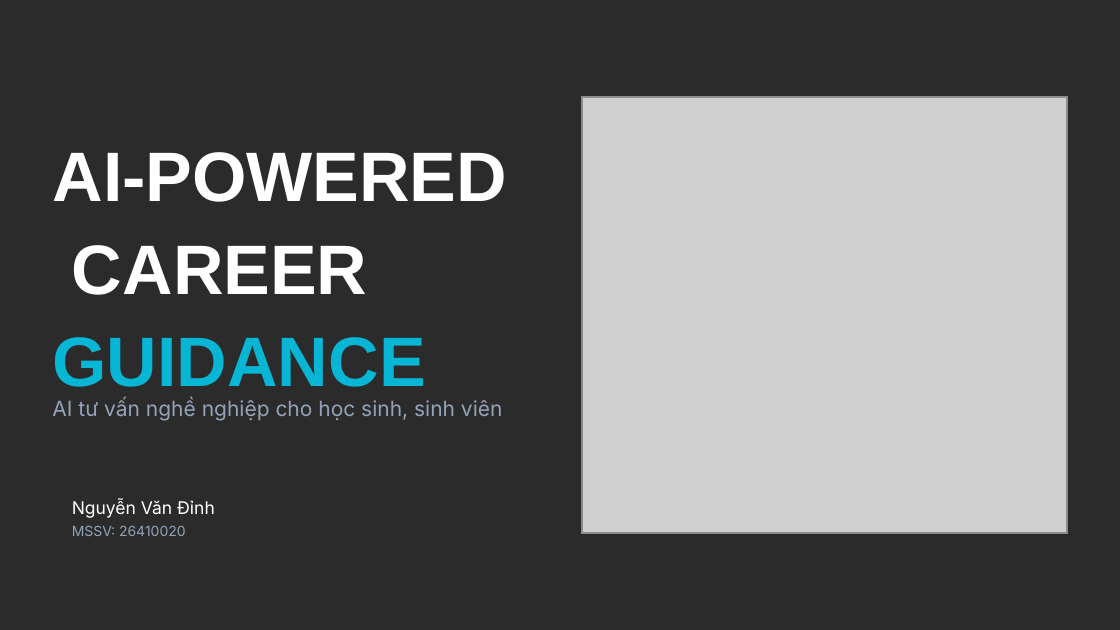
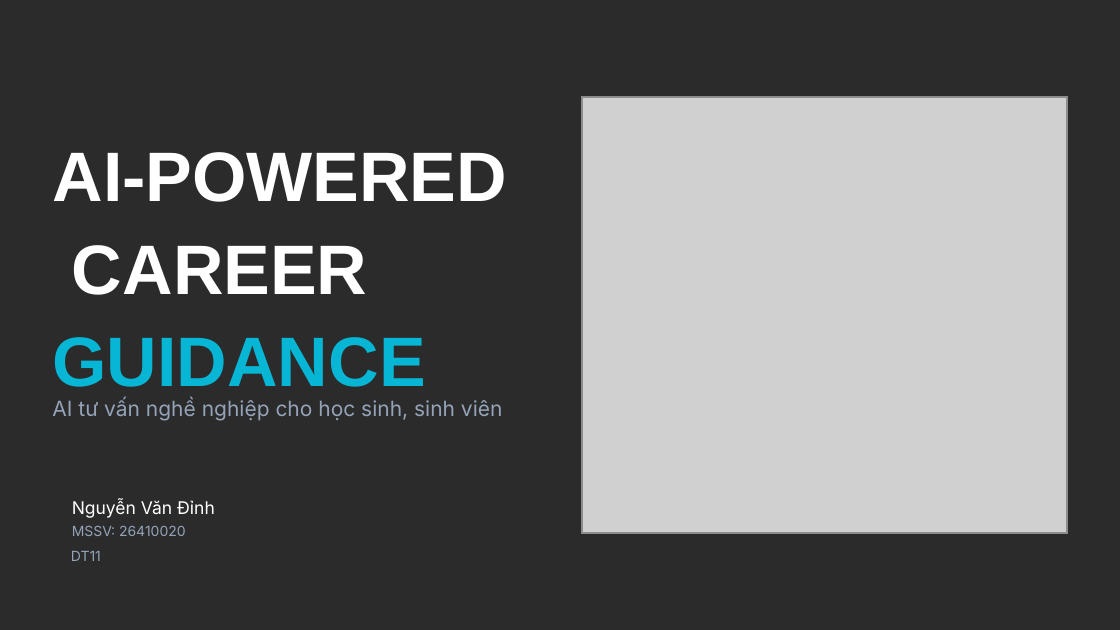
Before and after one commit to dinhsst/ai-powered-career-guidance-system, a slide deck: slide 1 of Hệ thống Tư vấn Hướng nghiệp AI.pptx. Drawn at 1120x630 pixels with LibreOffice and Linux fonts; fonts in the diff are those of the drawing; grey boxes stand for pictures; background and template pictures are left out; a plain dark background stands for a picture behind light text. Boxes give left, top, right and bottom in pixels: in the first picture for what was removed or moved away, otherwise in the second. Text is boxed around its words. In the diff, an @@ line names an element or a change of style, - is before the commit and + after.

Commit message:
add slide

```diff
--- a/Hệ thống Tư vấn Hướng nghiệp AI.pptx
+++ b/Hệ thống Tư vấn Hướng nghiệp AI.pptx
@@ text added at (71,551,101,561), 12 pt, text #94A3B8 @@
+DT11
```
